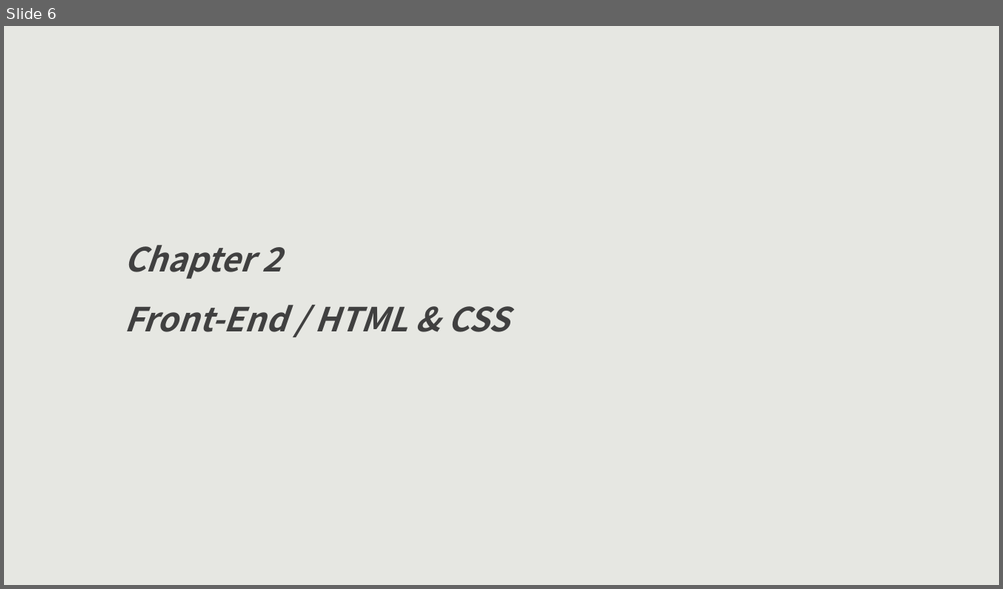
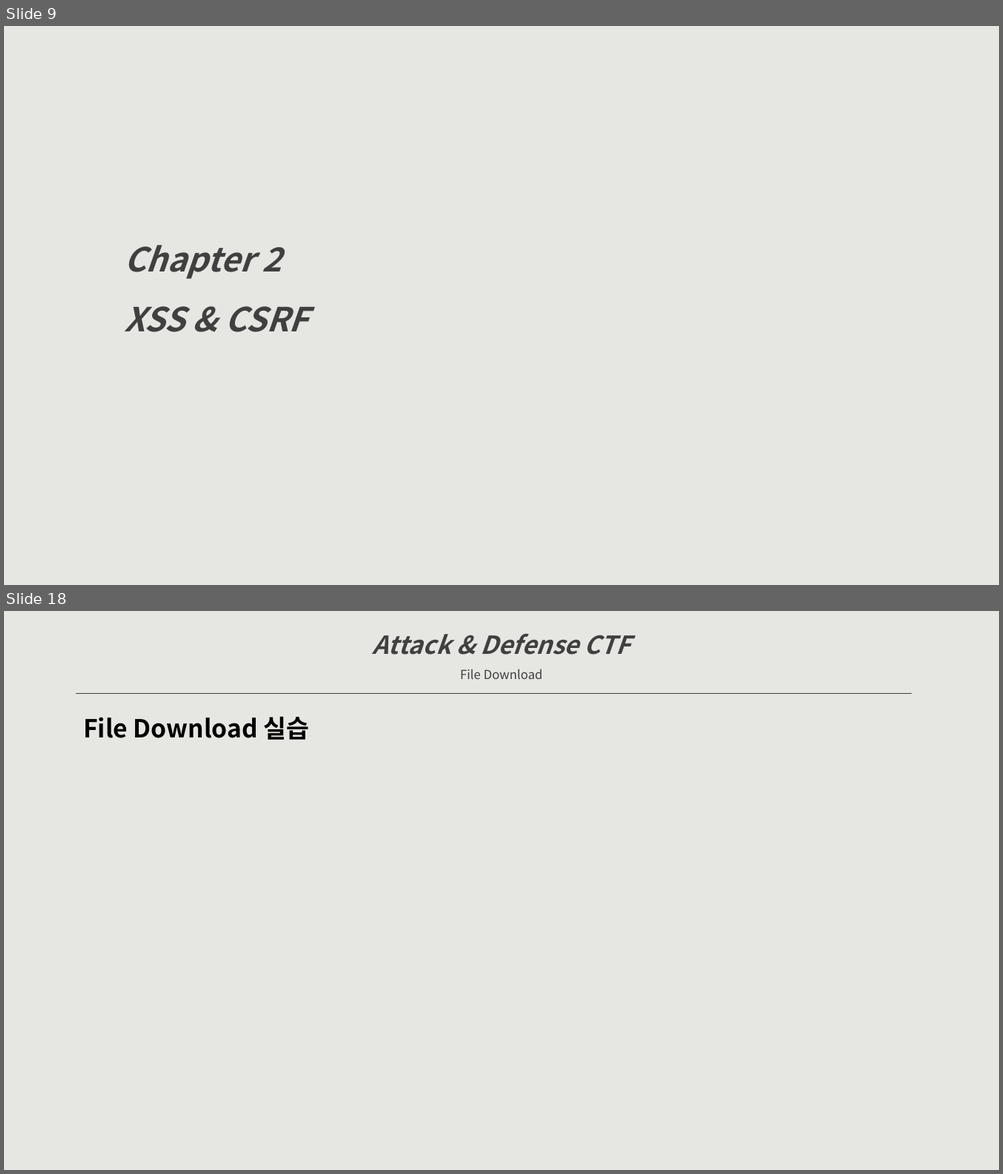
Before and after one commit to raxkson/kisec, a slide deck: Doc/Attack&Defense CTF-secu.pptx. Shown one above the other, each under a label of ours: slide 6 before the commit, slides 9 and 18 after it; the slides between them are not shown. The pictures are 1003x589 and 1003x1174 pixels, drawn with LibreOffice and Linux fonts; fonts in the diff are those of the drawing. Boxes give left, top, right and bottom in pixels: in the first picture for what was removed or moved away, otherwise in the second. Text is boxed around its words. In the diff, an @@ line names an element or a change of style, - is before the commit and + after.

```diff
--- a/Doc/Attack&Defense CTF-secu.pptx
+++ b/Doc/Attack&Defense CTF-secu.pptx
@@ slide 18 added at bbox=[4, 611, 999, 1170], background #E6E7E2 @@
@@ text added at bbox=[373, 633, 630, 679], 24 pt, text #404040, bold, italic @@
+Attack & Defense CTF
+File Download
@@ line added from (77, 694) to (912, 694), #404040 0.5 pt @@
@@ text added at bbox=[83, 717, 309, 740], 24 pt, text #000000, bold @@
+File Download 실습
@@ what was slide 6 is now slide 9 @@
@@ slide 9 changed as well @@
@@ text at bbox=[124, 306, 308, 332]: text changed @@
-Front-End / HTML & CSS
+XSS & CSRF
```
Also in this commit, not shown: 4 other slides changed, 36 other slides added, 5 slides removed.
